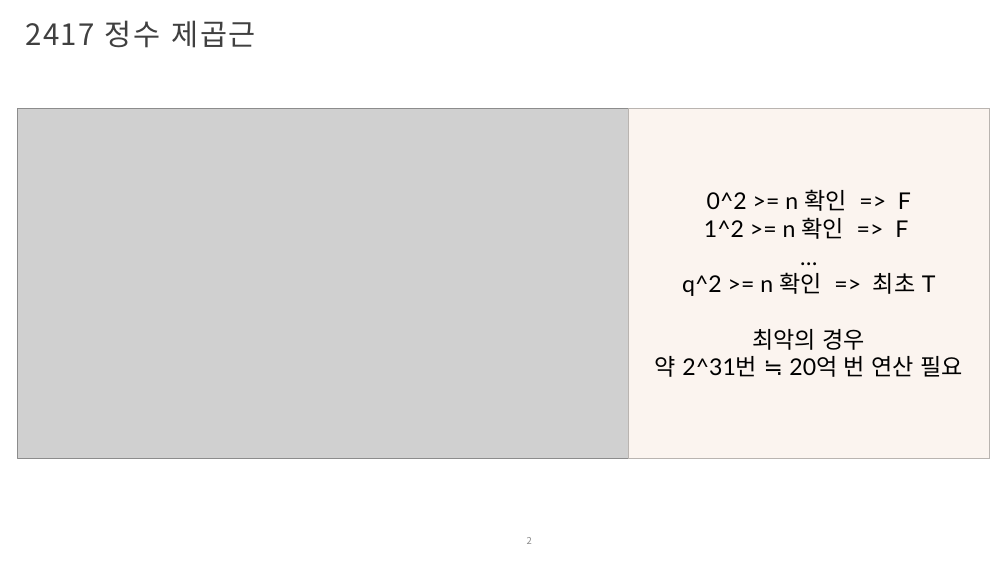
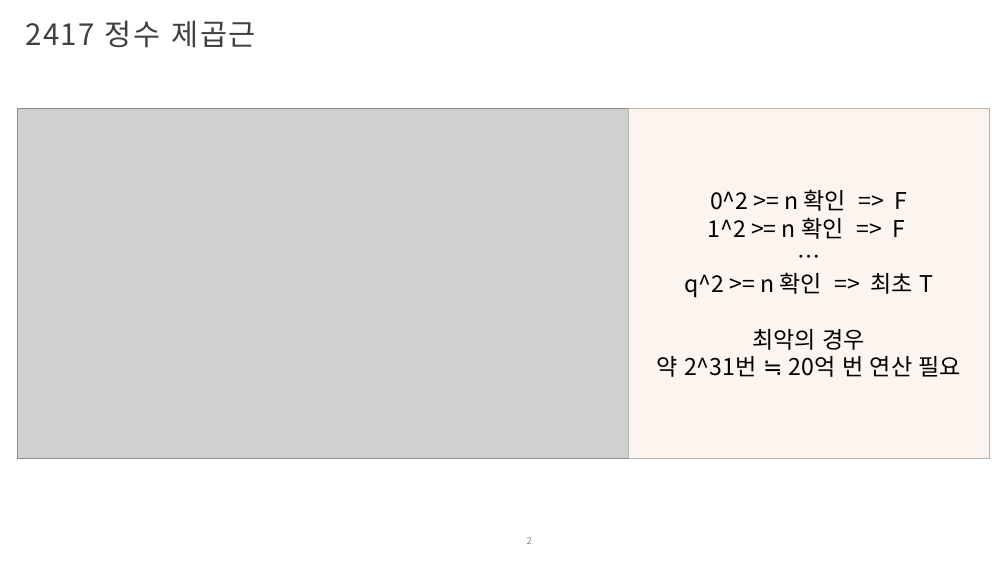
Before and after one commit to Iron-Hee/AlgorithmStudy, a slide deck: slide 2 of 이분 탐색_매개변수 탐색_발표자료.pptx. Drawn at 1008x567 pixels with LibreOffice and Linux fonts; fonts in the diff are those of the drawing; grey boxes stand for pictures; background and template pictures are left out. Boxes give left, top, right and bottom in pixels: in the first picture for what was removed or moved away, otherwise in the second. Text is boxed around its words. In the diff, an @@ line names an element or a change of style, - is before the commit and + after.

```diff
--- a/이분 탐색_매개변수 탐색_발표자료.pptx
+++ b/이분 탐색_매개변수 탐색_발표자료.pptx
@@ rectangle "0^2 >= n 확인 => ..." at [628,108,990,458]: font Lato to Noto Sans CJK KR @@
```
Also in this commit, not shown: 8 other slides changed, 3 slides added, 1 slide removed, 1 other file.
